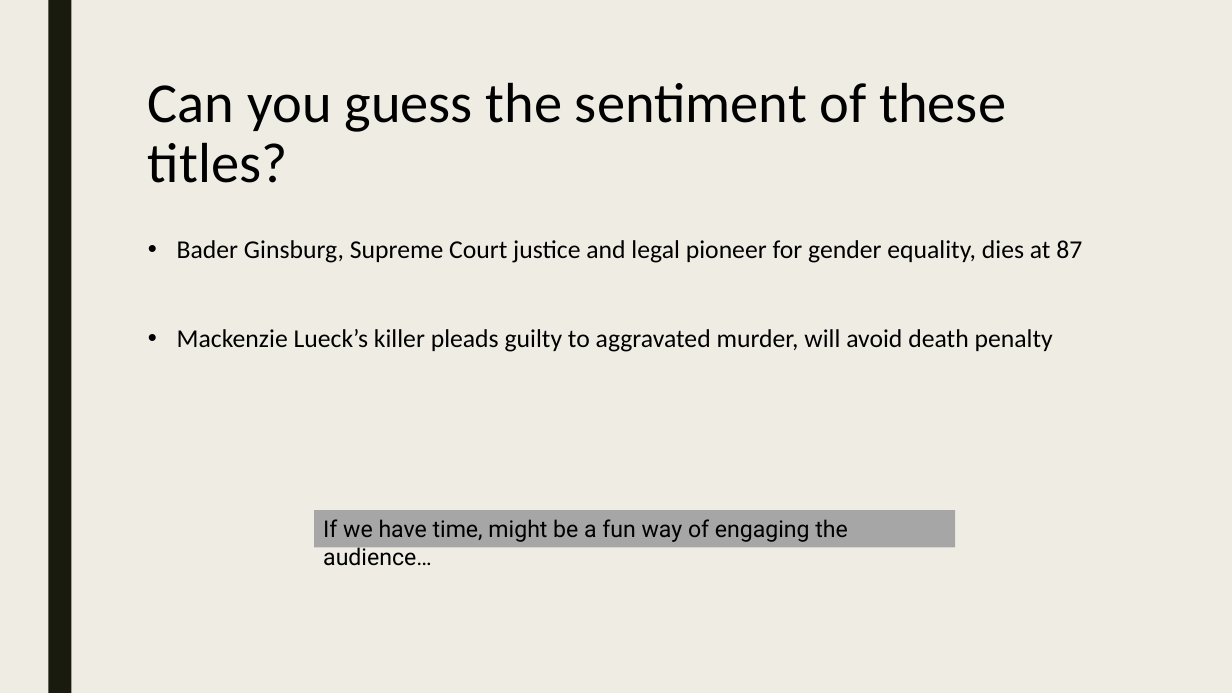
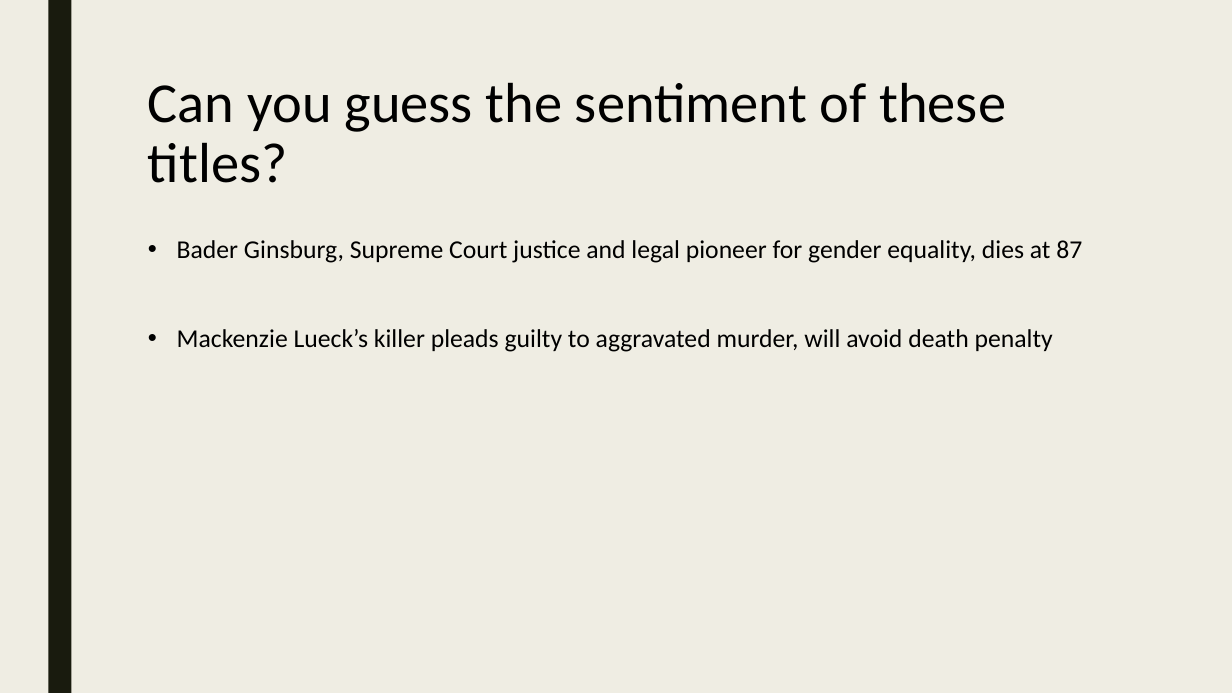
Before and after one commit to James-Ashley/sentiment_analysis, a slide deck: slide 10 of Group_project_deck.pptx (slide 7 before the commit). Drawn at 1232x693 pixels with LibreOffice and Linux fonts; fonts in the diff are those of the drawing. Boxes give left, top, right and bottom in pixels: in the first picture for what was removed or moved away, otherwise in the second. Text is boxed around its words. In the diff, an @@ line names an element or a change of style, - is before the commit and + after.

```diff
--- a/Group_project_deck.pptx
+++ b/Group_project_deck.pptx
@@ rectangle removed at (x1=314, y1=510, x2=956, y2=547) @@
-If we have time, might be a fun way of engaging the audience…
```
Also in this commit, not shown: 7 other slides changed, 2 slides added, 1 slide removed.
